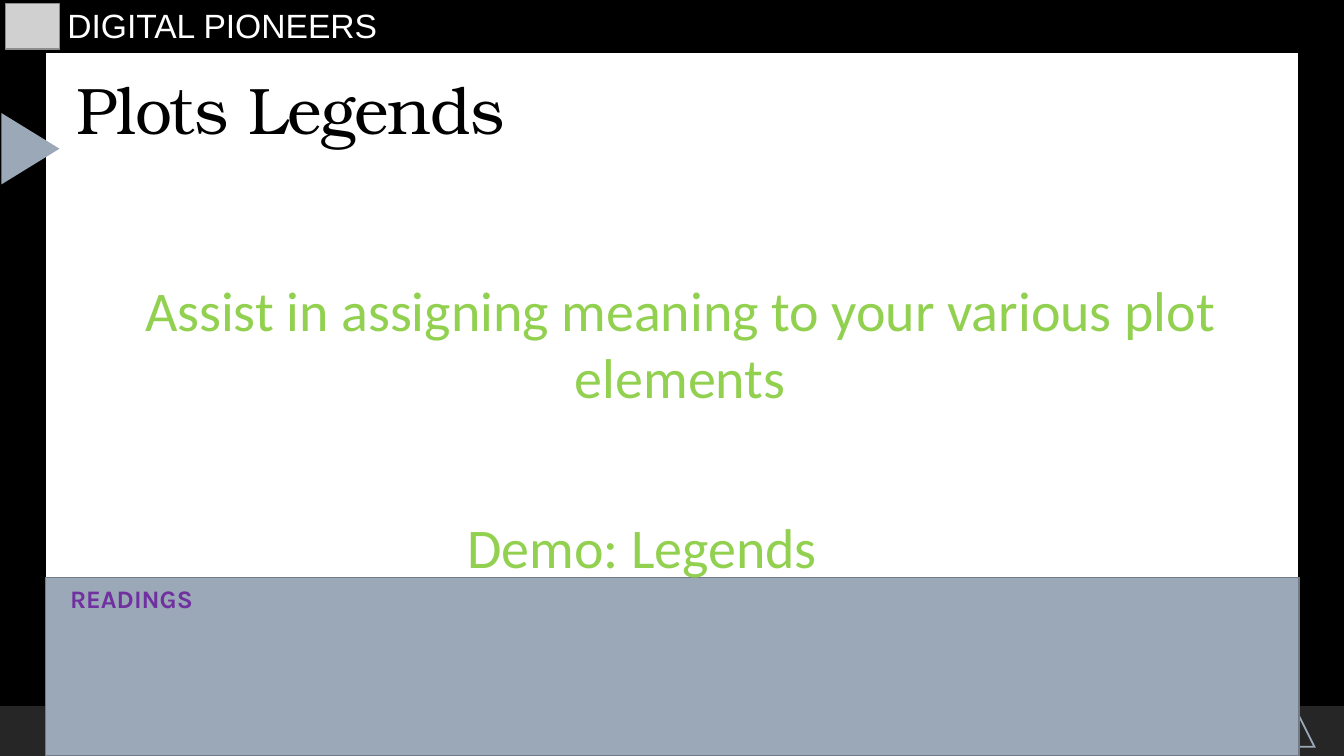
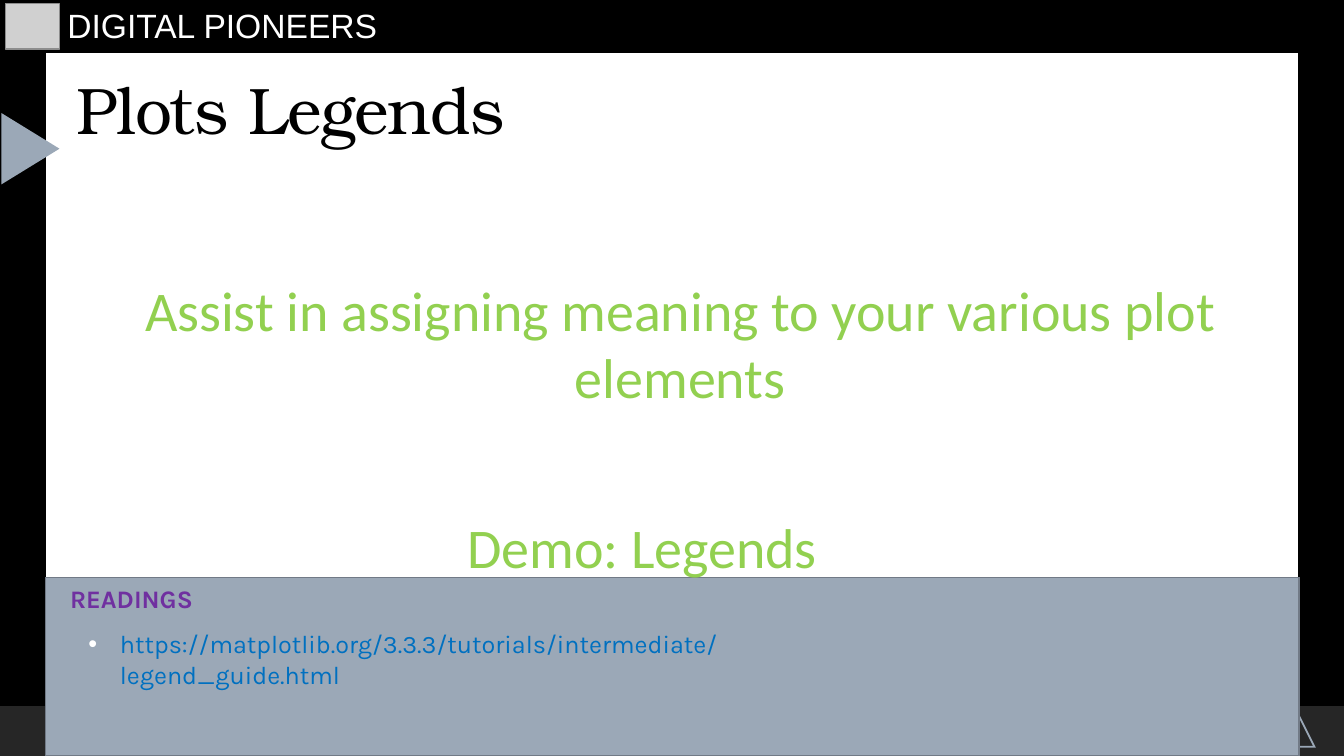
Before and after one commit to starswish2100/pythoninfinance, a slide deck: slide 7 of Introduction/hewei-material/6.Reporting_Virtualization/ReportingVirtualization.odp. Drawn at 1344x756 pixels with LibreOffice and Linux fonts; fonts in the diff are those of the drawing; grey boxes stand for pictures. Boxes give left, top, right and bottom in pixels: in the first picture for what was removed or moved away, otherwise in the second. Text is boxed around its words. In the diff, an @@ line names an element or a change of style, - is before the commit and + after.

```diff
--- a/Introduction/hewei-material/6.Reporting_Virtualization/ReportingVirtualization.odp
+++ b/Introduction/hewei-material/6.Reporting_Virtualization/ReportingVirtualization.odp
@@ text added at (120,634,717,690), 18 pt, text #0070C0 @@
+• https://matplotlib.org/3.3.3/tutorials/intermediate/legend_guide.html
```
Also in this commit, not shown: 8 other slides changed, 2 slides added, 1 other file.
